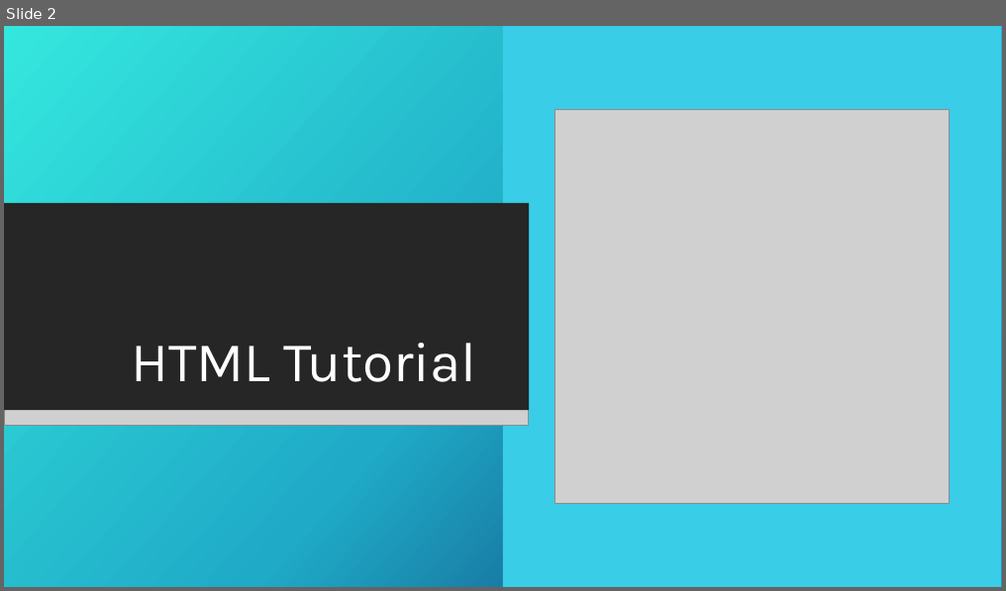
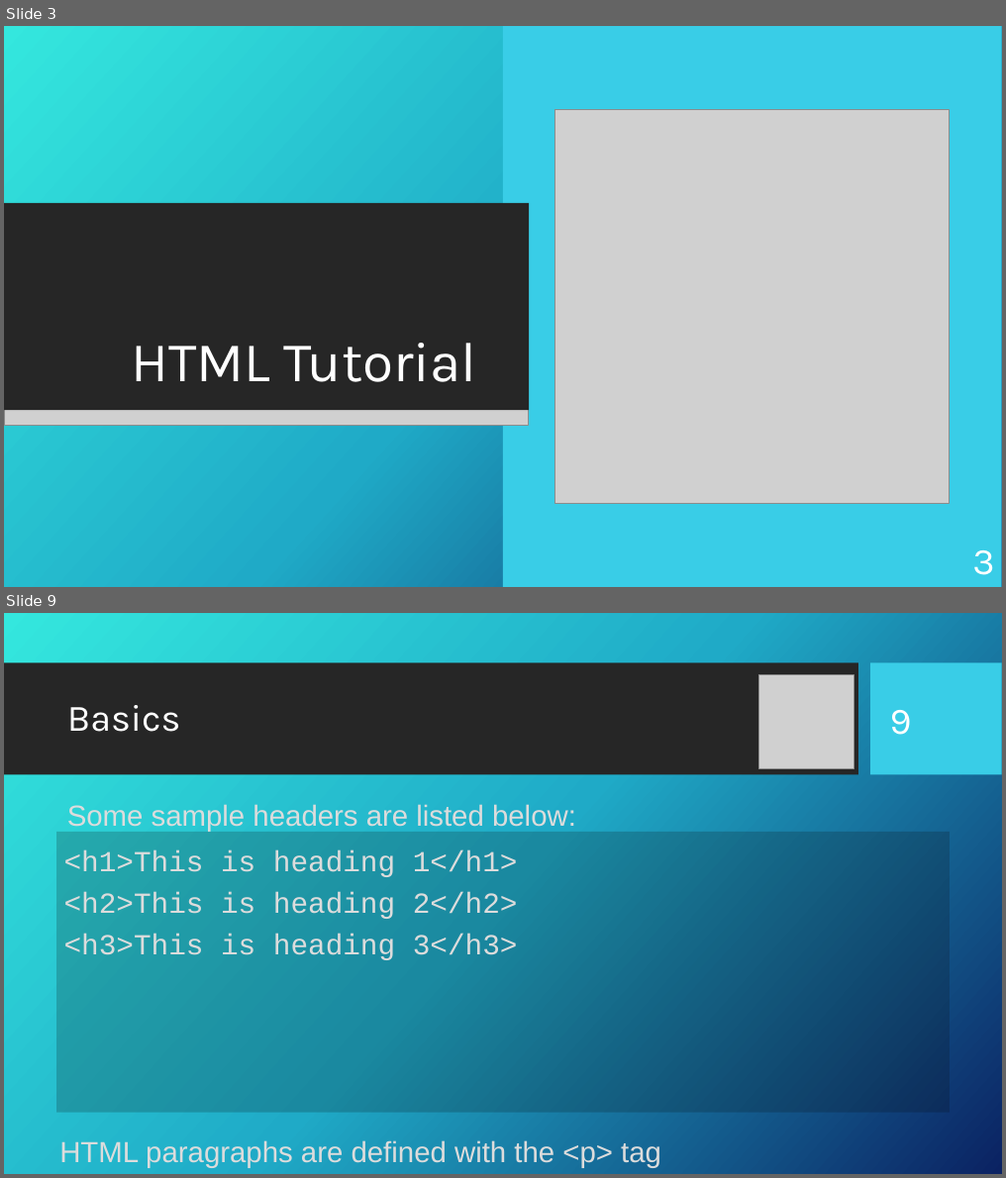
Before and after one commit to KurtAbraham/CS451, a slide deck: CS 451-KAbraham-Internet Technologies Tutorials.pptx. Shown one above the other, each under a label of ours: slide 2 before the commit, slides 3 and 9 after it; the slides between them are not shown. The pictures are 1006x591 and 1006x1178 pixels, drawn with LibreOffice and Linux fonts; fonts in the diff are those of the drawing; grey boxes stand for pictures; background and template pictures are left out. Boxes give left, top, right and bottom in pixels: in the first picture for what was removed or moved away, otherwise in the second. Text is boxed around its words. In the diff, an @@ line names an element or a change of style, - is before the commit and + after.

```diff
--- a/CS 451-KAbraham-Internet Technologies Tutorials.pptx
+++ b/CS 451-KAbraham-Internet Technologies Tutorials.pptx
@@ slide 9 added at [4, 613, 1002, 1174], background picture (left out) @@
@@ rectangle added at [4, 663, 858, 775], fill #262626 @@
@@ rectangle added at [871, 663, 1002, 775], fill #39CDE7 @@
@@ picture added at [759, 674, 853, 768] @@
@@ title added at [67, 705, 181, 732], 36 pt, text #FFFFFF @@
+Basics
@@ page number added at [890, 710, 912, 735], 36 pt, text #FFFFFF @@
+9
@@ text added at [67, 804, 576, 832], 28 pt, text #DCDCDC @@
+Some sample headers are listed below:
@@ rectangle added at [56, 832, 949, 1112], fill #080808 at 20% opacity, 28 pt, text #DCDCDC @@
+<h1>This is heading 1</h1>
+<h2>This is heading 2</h2>
+<h3>This is heading 3</h3>
@@ text added at [59, 1141, 661, 1168], 28 pt, text #DCDCDC @@
+HTML paragraphs are defined with the <p> tag
@@ what was slide 2 is now slide 3 @@
@@ slide 3 changed as well @@
@@ page number added at [972, 551, 994, 575], 36 pt, text #FFFFFF @@
+3
```
Also in this commit, not shown: 2 other slides changed, 84 other slides added, 1 slide removed, 10 other files.
